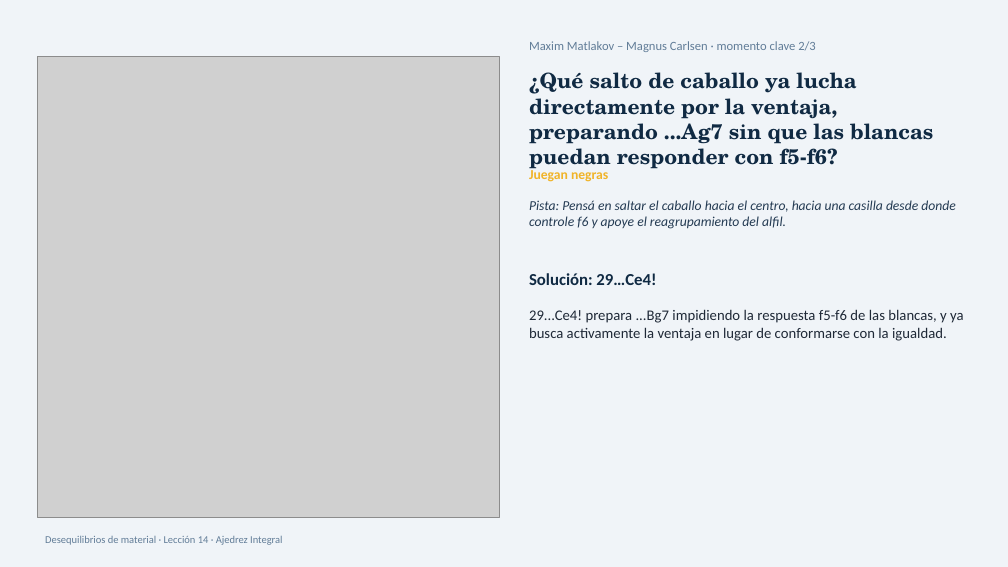
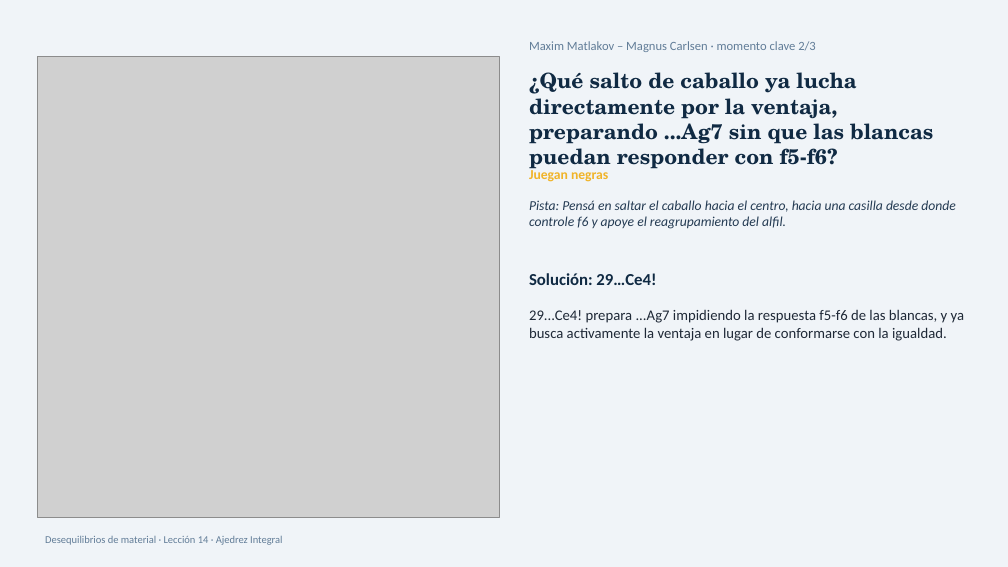
Before and after one commit to GMpupilo2026/Pagina-Completa, a slide deck: slide 18 of cursos/recursos/desequilibrios-de-material/14-sacrificios-de-calidad-iii.pptx. Drawn at 1008x567 pixels with LibreOffice and Linux fonts; fonts in the diff are those of the drawing; grey boxes stand for pictures. Boxes give left, top, right and bottom in pixels: in the first picture for what was removed or moved away, otherwise in the second. Text is boxed around its words. In the diff, an @@ line names an element or a change of style, - is before the commit and + after.

```diff
--- a/cursos/recursos/desequilibrios-de-material/14-sacrificios-de-calidad-iii.pptx
+++ b/cursos/recursos/desequilibrios-de-material/14-sacrificios-de-calidad-iii.pptx
@@ text at (529,309,964,341): text changed @@
-29...Ce4! prepara ...Bg7 impidiendo la respuesta f5-f6 de las blancas, y ya busca activamente la ventaja en lugar de conformarse con la igualdad.
+29...Ce4! prepara ...Ag7 impidiendo la respuesta f5-f6 de las blancas, y ya busca activamente la ventaja en lugar de conformarse con la igualdad.
```
Also in this commit, not shown: 1 other slide changed, 23 other files.
